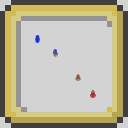
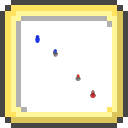
Layers edited between the first and the second 128 x 128 image:
"图层 1": opacity 100% → 76%, moved it above "图层 2" over [0, 0, 128, 128]
"图层 2": opacity 39% → 100%, painted on it over [0, 0, 128, 128]
